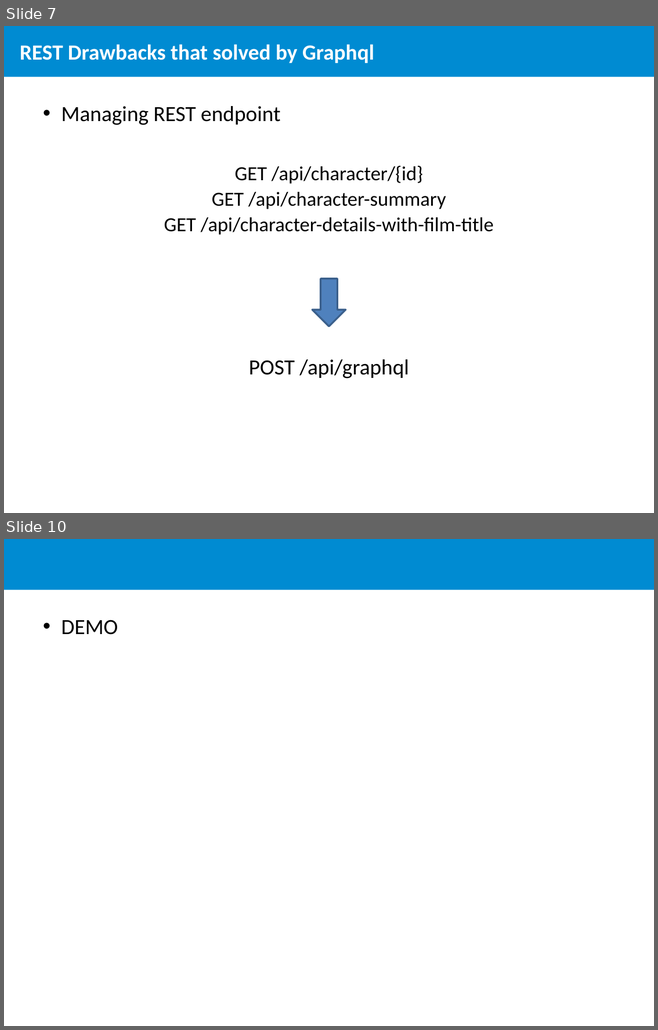
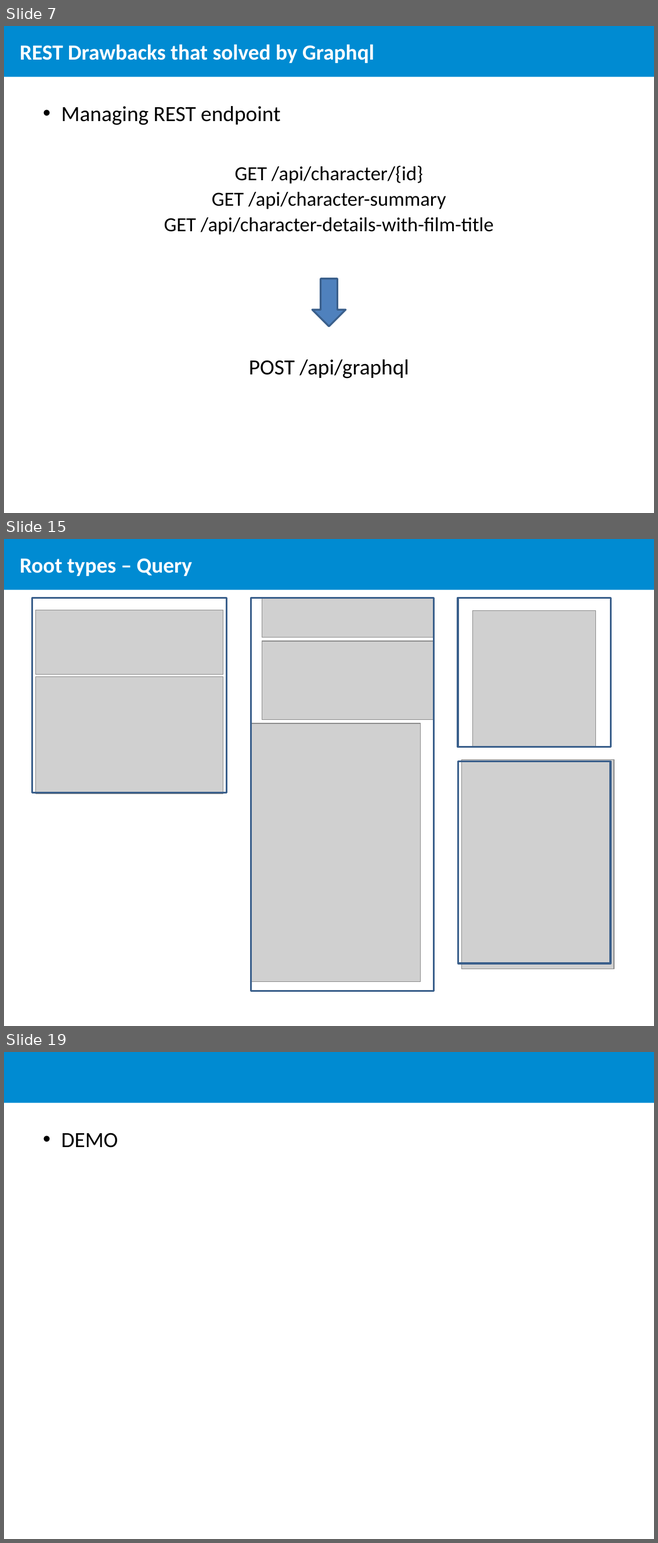
Before and after one commit to ElviraPratiwi/demoGraphql, a slide deck: Learn Graphql.pptx. Shown one above the other, each under a label of ours: slides 7 and 10 before the commit, slides 7, 15 and 19 after it; the slides between them are not shown. The pictures are 658x1030 and 658x1543 pixels, drawn with LibreOffice and Linux fonts; fonts in the diff are those of the drawing; grey boxes stand for pictures; background and template pictures are left out. Boxes give left, top, right and bottom in pixels: in the first picture for what was removed or moved away, otherwise in the second. Text is boxed around its words. In the diff, an @@ line names an element or a change of style, - is before the commit and + after.

```diff
--- a/Learn Graphql.pptx
+++ b/Learn Graphql.pptx
@@ slide 15 added at bbox=[4, 539, 654, 1026], background #FFFFFF; not listed: 1 template element that a slide beside it also shows @@
@@ title added at bbox=[20, 558, 192, 576], 24 pt, text #FFFFFF, bold @@
+Root types – Query
@@ rectangle added at bbox=[32, 598, 226, 793], outline #3A5F8C 2 pt @@
@@ group added at bbox=[251, 598, 433, 991]: 3 pictures, 1 rectangle @@
@@ rectangle added at bbox=[458, 598, 610, 748], outline #3A5F8C 2 pt @@
@@ picture added at bbox=[36, 610, 223, 675] @@
@@ picture added at bbox=[473, 610, 595, 747] @@
@@ picture added at bbox=[36, 676, 223, 794] @@
@@ rectangle added at bbox=[458, 762, 610, 964], outline #3A5F8C 2 pt @@
@@ picture added at bbox=[461, 760, 614, 970] @@
@@ what was slide 10 is now slide 19 @@
```
Also in this commit, not shown: 4 slides changed, 8 other slides added.
